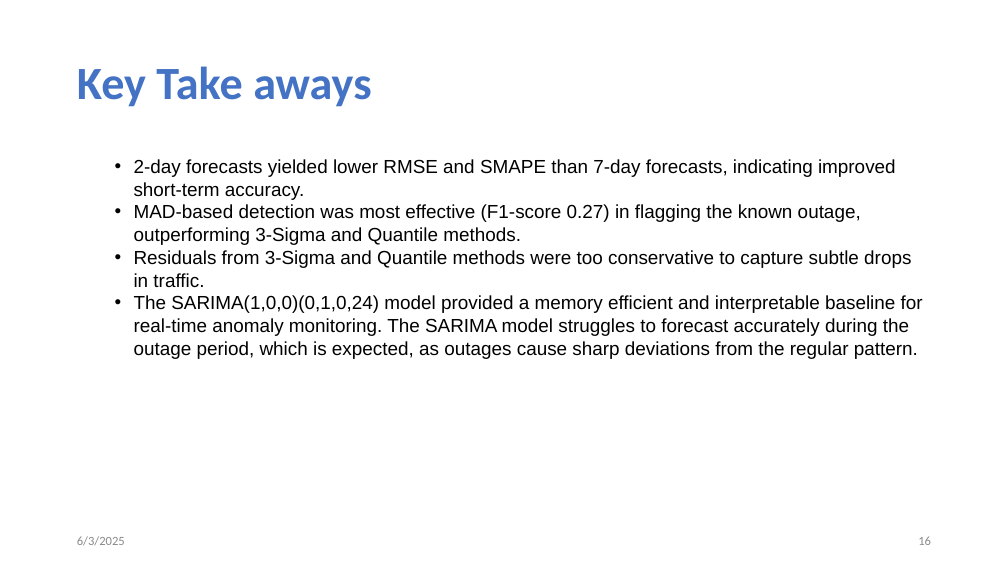
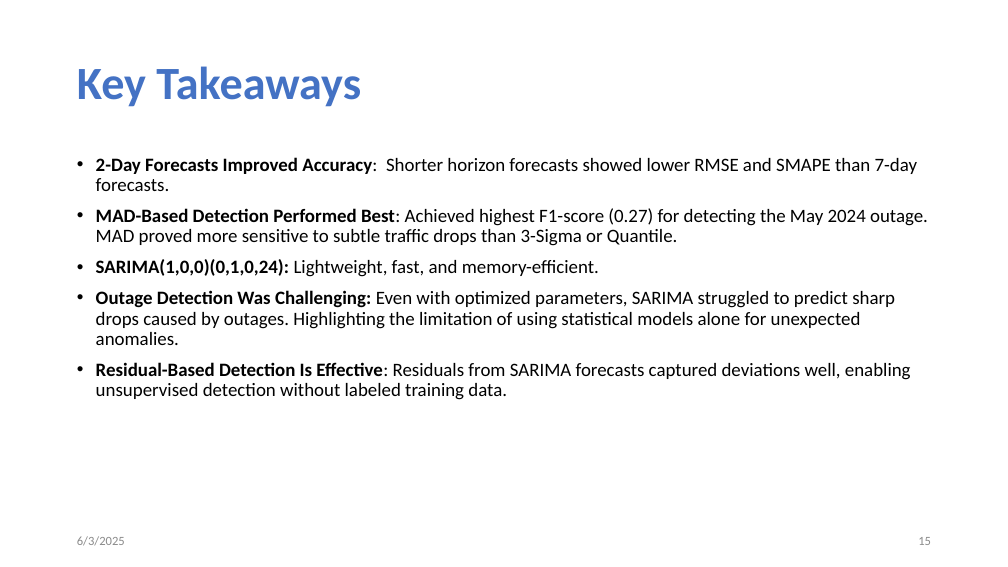
Before and after one commit to tanjilaahmed2/cesnet-anomaly-detection, a slide deck: slide 15 of LBNL Panel Interview_Tanjila.pptm (slide 16 before the commit). Drawn at 1008x567 pixels with LibreOffice and Linux fonts; fonts in the diff are those of the drawing. Boxes give left, top, right and bottom in pixels: in the first picture for what was removed or moved away, otherwise in the second. Text is boxed around its words. In the diff, an @@ line names an element or a change of style, - is before the commit and + after.

```diff
--- a/LBNL Panel Interview_Tanjila.pptm
+++ b/LBNL Panel Interview_Tanjila.pptm
@@ title at [77,66,361,107]: spaces changed @@
-Key Take aways
+Key Takeaways
@@ text at [96,157,928,400]: text changed; font Arial to Calibri @@
-  • 2-day forecasts yielded lower RMSE and SMAPE than 7-day forecasts, indicating improved short-term accuracy.
-  • MAD-based detection was most effective (F1-score 0.27) in flagging the known outage, outperforming 3-Sigma and Quantile methods.
-  • Residuals from 3-Sigma and Quantile methods were too conservative to capture subtle drops in traffic.
-  • The SARIMA(1,0,0)(0,1,0,24) model provided a memory efficient and interpretable baseline for real-time anomaly monitoring. The SARIMA model struggles to forecast accurately during the outage period, which is expected, as outages cause sharp deviations from the regular pattern.
+• 2-Day Forecasts Improved Accuracy: Shorter horizon forecasts showed lower RMSE and SMAPE than 7-day forecasts.
+• MAD-Based Detection Performed Best: Achieved highest F1-score (0.27) for detecting the May 2024 outage. MAD proved more sensitive to subtle traffic drops than 3-Sigma or Quantile.
+• SARIMA(1,0,0)(0,1,0,24): Lightweight, fast, and memory-efficient.
+• Outage Detection Was Challenging: Even with optimized parameters, SARIMA struggled to predict sharp drops caused by outages. Highlighting the limitation of using statistical models alone for unexpected anomalies.
+• Residual-Based Detection Is Effective: Residuals from SARIMA forecasts captured deviations well, enabling unsupervised detection without labeled training data.
```
Also in this commit, not shown: 8 other slides changed, 1 slide removed.
